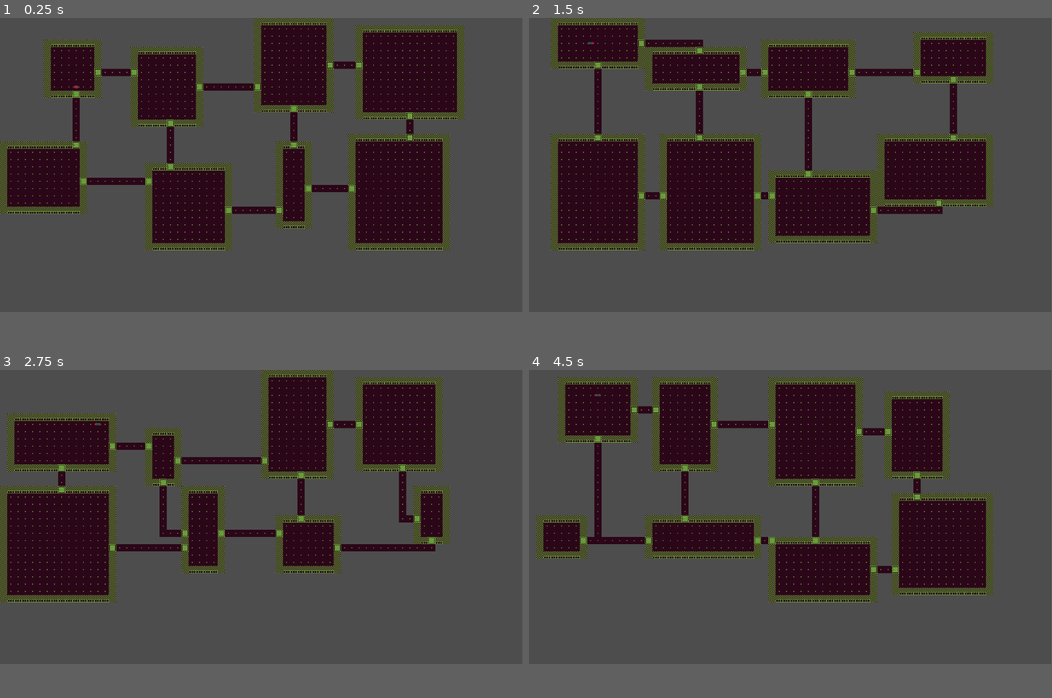
Above: before the commit, frames 1-4 (two rows, left to right).
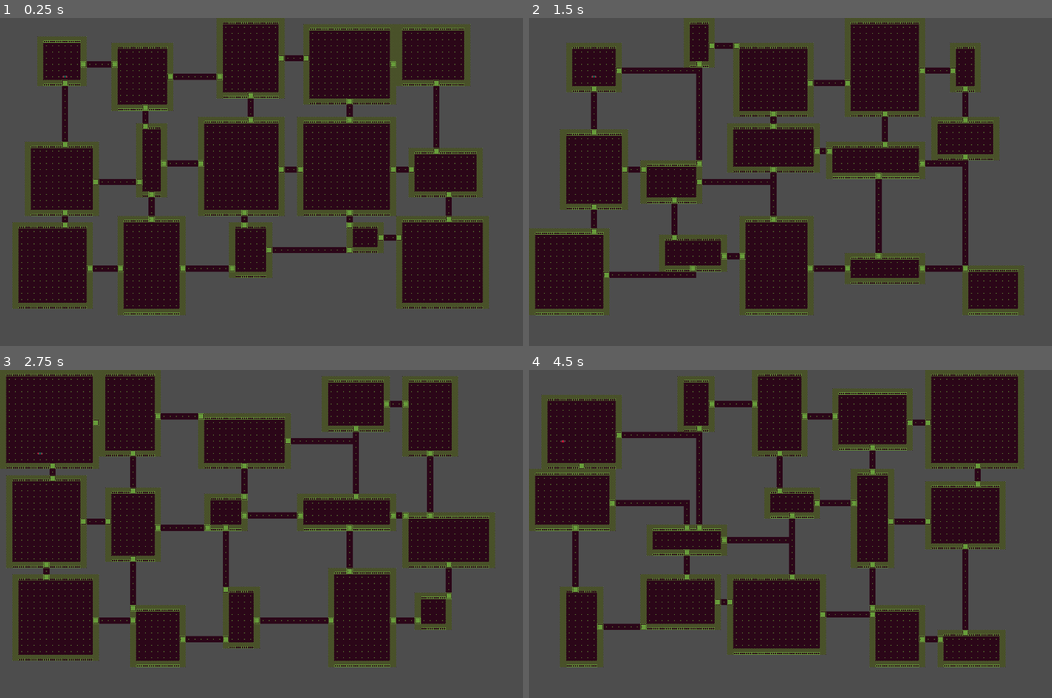
Above: after the commit, the same moments.

Repository: EmilBabazade/rouge-cleaner
Game: Godot game, scene res://scenes/main/main.tscn
The game is run twice, just before and just after one commit, with the same random seed, the same clock (stepped at 60 frames per second) and the same inputs.
Inputs:
- Up to frame 1 (0.25 s): no input
- Up to frame 2 (1.5 s): tap Enter at 0.5 s; hold D (right) 0.53-1.28 s; tap R (generate) at 0.6, 1.35 s; tap Space at 1.25 s; hold S (down) from 1.28 s (still down)
- Up to frame 3 (2.75 s): tap Enter at 2 s; release S (down) at 2.03 s; hold D (right) from 2.03 s (still down); tap R (generate) at 2.1 s
- Up to frame 4 (4.5 s): tap Space at 2.75, 4.25 s; release D (right) at 2.78 s; hold W (up) 2.78-3.53 s; tap R (generate) at 2.85, 3.6, 4.35 s; tap Enter at 3.5 s; hold A (left) from 3.53 s (still down)
In our replay, the window is 799x449 before the commit and 800x501 after it. These sizes can differ from the game's own. Grey fills any space a smaller window leaves; there, only what the larger window draws over its background counts as a difference.

The runs differ from the first frame. In frame 1, 46% of the frame differs, in the area x 0-94%, y 0-91%; in frame 2, 48%; in frame 3, 47%; in frame 4, 50%, in the area x 0-95%, y 0-91%.

Commit message:
player movement

Diff:
--- a/project.godot
+++ b/project.godot
@@ -41,6 +41,11 @@
 gdscript/warnings/static_called_on_instance=2
 gdscript/warnings/redundant_await=2
 
+[display]
+
+window/size/viewport_width=1352
+window/size/viewport_height=848
+
 [input]
 
 generate={
--- a/scenes/player/player.gd
+++ b/scenes/player/player.gd
@@ -18,8 +18,10 @@
 		move(direction)
 
 func move(direction: Vector2) -> void:
-	var target := global_position + direction * move_dist
-	var tween := create_tween()
-	var _dump := tween.tween_property(self, "global_position", target, 0.05)
-	await tween.finished
-	direction = Vector2.ZERO
+	var motion := direction * move_dist
+	if not test_move(global_transform, motion):
+		var target := global_position + motion
+		var tween := create_tween()
+		var _dump := tween.tween_property(self, "global_position", target, 0.05)
+		await tween.finished
+		direction = Vector2.ZERO
--- a/scenes/player/player.tscn
+++ b/scenes/player/player.tscn
@@ -4,7 +4,7 @@
 [ext_resource type="Script" uid="uid://btwxg05tirda7" path="res://scenes/player/player.gd" id="1_dovo2"]
 
 [sub_resource type="RectangleShape2D" id="RectangleShape2D_dovo2"]
-size = Vector2(15.999999, 16)
+size = Vector2(6, 14)
 
 [node name="Player" type="AnimatableBody2D"]
 collision_mask = 2
@@ -16,6 +16,6 @@
 texture = ExtResource("1_8afob")
 
 [node name="CollisionShape2D" type="CollisionShape2D" parent="."]
-position = Vector2(0, 2.3841858e-07)
+position = Vector2(9.930833e-09, -1.1920929e-07)
 rotation = 1.5707964
 shape = SubResource("RectangleShape2D_dovo2")
